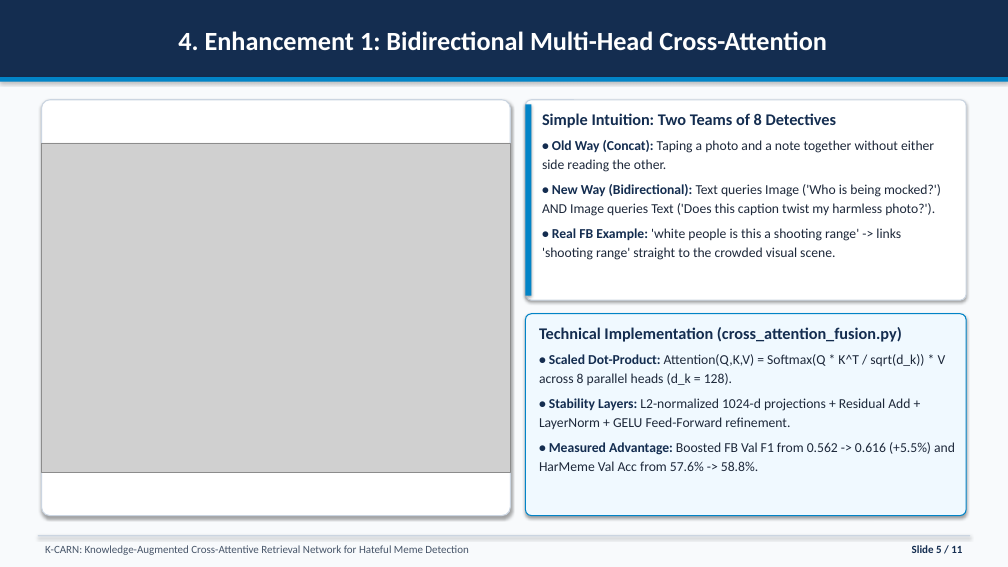
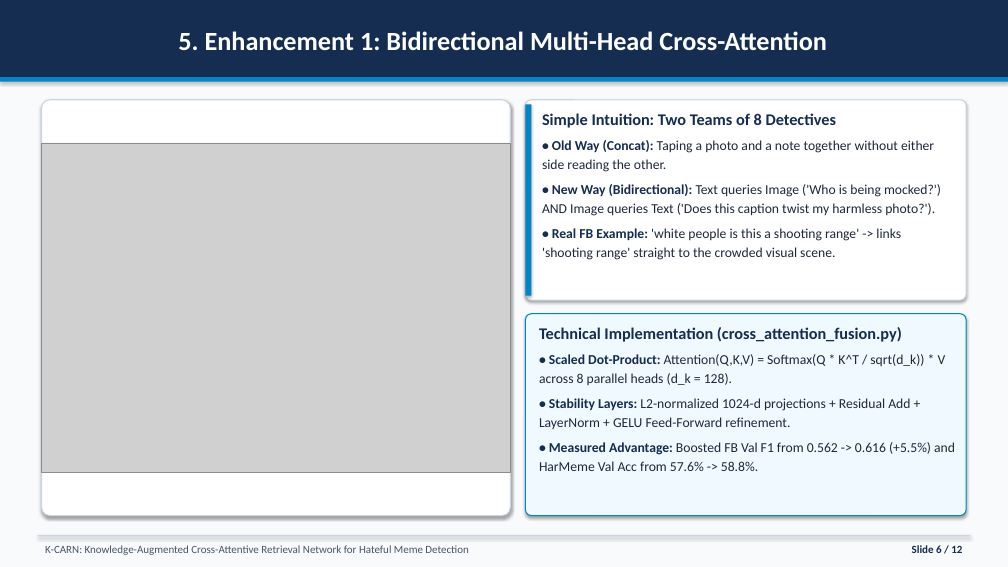
Before and after one commit to ESHANT05/rm_project, a slide deck: slide 6 of RGCL_Paper_Presentation.pptx (slide 5 before the commit). Drawn at 1008x567 pixels with LibreOffice and Linux fonts; fonts in the diff are those of the drawing; grey boxes stand for pictures. Boxes give left, top, right and bottom in pixels: in the first picture for what was removed or moved away, otherwise in the second. Text is boxed around its words. In the diff, an @@ line names an element or a change of style, - is before the commit and + after.

```diff
--- a/RGCL_Paper_Presentation.pptx
+++ b/RGCL_Paper_Presentation.pptx
@@ title at [178,31,826,50]: text changed @@
-4. Enhancement 1: Bidirectional Multi-Head Cross-Attention
+5. Enhancement 1: Bidirectional Multi-Head Cross-Attention
@@ text at [912,545,962,553]: text changed @@
-Slide 5 / 11
+Slide 6 / 12
```
Also in this commit, not shown: 8 other slides changed, 2 slides added, 1 slide removed, 5 other files.
